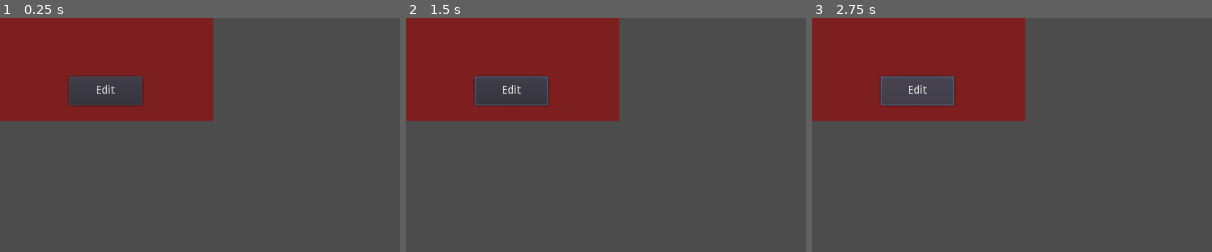
Above: before the commit, frames 1-3 (left to right).
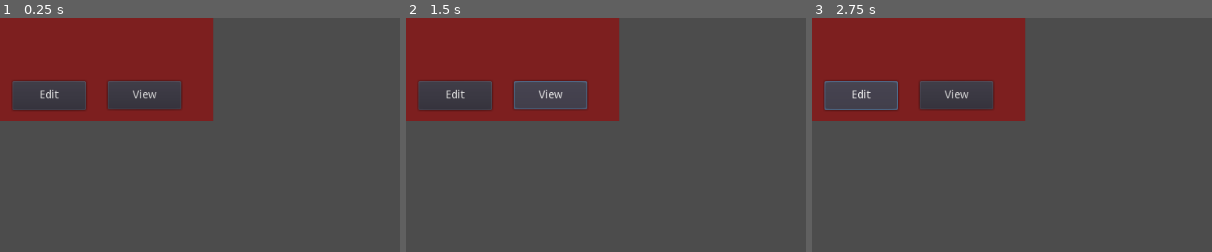
Above: after the commit, the same moments.

Repository: SeanKuehl/ProjectAutocrat
Game: Godot game, scene res://Scenes/Castes/Caste.tscn
The game is run twice, just before and just after one commit, with the same random seed, the same clock (stepped at 60 frames per second) and the same inputs. This scene is started directly instead of the project's main scene.
Inputs (mouse positions are % of the whole screen's width and height, from its top left):
- Up to frame 1 (0.25 s): no input
- Up to frame 2 (1.5 s): click "Edit" at 0.5 s; click (18, 17) at 1.25 s, where only the run after the commit has a clickable "View"
- Up to frame 3 (2.75 s): click "Edit" at 2 s
The pictures show only the part of the screen within x 0-50%, y 0-50%; the shares and areas given below are measured in that part.

The runs differ from the first frame. In frame 1, 4.5% of the frame differs, in the area x 3-46%, y 24-40%; in frame 2, 4.6%; in frame 3, 4.6%.

Commit message:
made basic caste view menu

Diff:
--- a/Scenes/Castes/Caste.tscn
+++ b/Scenes/Castes/Caste.tscn
@@ -26,8 +26,20 @@
 margin_bottom = 36.0
 
 [node name="EditButton" type="Button" parent="."]
-margin_left = 87.552
-margin_top = 75.2049
-margin_right = 181.552
-margin_bottom = 112.205
+margin_left = 16.2757
+margin_top = 81.3784
+margin_right = 110.276
+margin_bottom = 118.379
 text = "Edit"
+__meta__ = {
+"_edit_use_anchors_": false
+}
+
+[node name="ViewButton" type="Button" parent="."]
+margin_left = 137.665
+margin_top = 81.4388
+margin_right = 231.665
+margin_bottom = 117.439
+text = "View"
+[connection signal="pressed" from="EditButton" to="." method="_on_EditButton_pressed"]
+[connection signal="pressed" from="ViewButton" to="." method="_on_ViewButton_pressed"]
--- /dev/null
+++ b/Scenes/Castes/CasteViewMenu.tscn
@@ -0,0 +1,51 @@
+[gd_scene load_steps=2 format=2]
+
+[ext_resource path="res://Scripts/Castes/CasteViewMenu.gd" type="Script" id=1]
+
+[node name="CasteViewMenu" type="CanvasLayer"]
+script = ExtResource( 1 )
+
+[node name="Panel" type="Panel" parent="."]
+margin_right = 1032.0
+margin_bottom = 608.0
+__meta__ = {
+"_edit_use_anchors_": false
+}
+
+[node name="PointsLabel" type="Label" parent="."]
+margin_left = 71.0
+margin_top = 45.0
+margin_right = 966.0
+margin_bottom = 97.0
+__meta__ = {
+"_edit_use_anchors_": false
+}
+
+[node name="ApprovalLabel" type="Label" parent="."]
+margin_left = 86.0
+margin_top = 110.0
+margin_right = 976.0
+margin_bottom = 171.0
+__meta__ = {
+"_edit_use_anchors_": false
+}
+
+[node name="PeopleInCasteAndRolesLabel" type="Label" parent="."]
+margin_left = 102.0
+margin_top = 192.0
+margin_right = 964.0
+margin_bottom = 254.0
+__meta__ = {
+"_edit_use_anchors_": false
+}
+
+[node name="DoneButton" type="Button" parent="."]
+margin_left = 475.74
+margin_top = 497.121
+margin_right = 583.74
+margin_bottom = 556.121
+text = "Done"
+__meta__ = {
+"_edit_use_anchors_": false
+}
+[connection signal="pressed" from="DoneButton" to="." method="_on_DoneButton_pressed"]
--- a/Scripts/Castes/Caste.gd
+++ b/Scripts/Castes/Caste.gd
@@ -19,7 +19,7 @@
 var ID = -1
 
 signal UserWantsToEditCaste(casteInfo, casteID)
-
+signal UserWantsToViewCaste(casteID)
 
 func _ready():
 	pass
@@ -160,3 +160,9 @@
 	infoList = [casteName, casteDesc, selectionsList, rightsList, occupationList, ID]
 
 	emit_signal("UserWantsToEditCaste", infoList, ID)
+
+
+
+func _on_ViewButton_pressed():
+	#only ID because we need some values like rights approval that we don't have in infoList
+	emit_signal("UserWantsToViewCaste", ID)
--- /dev/null
+++ b/Scripts/Castes/CasteViewMenu.gd
@@ -0,0 +1,45 @@
+extends CanvasLayer
+
+
+signal UserDoneWithViewMenu()
+
+func _ready():
+	pass
+
+#not actually all the points factored in from all roles!
+
+func Init(caste):
+	var numInCaste = caste.GetAmountOfPeopleInCaste()
+	var militaryStats = caste.GetOccupationPopPointsAndApproval("Military")	#in the form [populationInOccupation, approval, points]
+	var policeStats = caste.GetOccupationPopPointsAndApproval("Police")
+	var peopleInEconomy = numInCaste - (militaryStats[0] + policeStats[0])
+	var economyPoints = peopleInEconomy * 2.0
+
+	var pointsLabelText = "Military points: "+str(militaryStats[2])+", Police points: "+str(policeStats[2])+", Economy points: "+str(economyPoints)
+	$PointsLabel.text = pointsLabelText
+
+	var totalApproval = caste.GetRightsApproval() + caste.GetRelativeApproval()
+	var approvalLabelText = "Rights approval: "+str(caste.GetRightsApproval())+", Relative approval: "+str(caste.GetRelativeApproval())+", Total approval: "+str(totalApproval)
+	$ApprovalLabel.text = approvalLabelText
+
+	var peopleInCasteAndRolesText = "People in caste: "+str(numInCaste)+", People in military in caste: "+str(militaryStats[0])+", People in police in caste: "+str(policeStats[0])+", People in economy in caste: "+str(peopleInEconomy)
+	$PeopleInCasteAndRolesLabel.text = peopleInCasteAndRolesText
+
+
+func HideMyStuff():
+	$Panel.hide()
+	$PointsLabel.hide()
+	$ApprovalLabel.hide()
+	$PeopleInCasteAndRolesLabel.hide()
+	$DoneButton.hide()
+
+func ShowMyStuff():
+	$Panel.show()
+	$PointsLabel.show()
+	$ApprovalLabel.show()
+	$PeopleInCasteAndRolesLabel.show()
+	$DoneButton.show()
+
+
+func _on_DoneButton_pressed():
+	emit_signal("UserDoneWithViewMenu")
--- a/Scripts/MainMenu/MainMenu.gd
+++ b/Scripts/MainMenu/MainMenu.gd
@@ -5,6 +5,8 @@
 onready var casteEditMenu = load("res://Scenes/Castes/CasteEditMenu.tscn")
 
 onready var randomEventMenu = load("res://Scenes/RandomEvents/RandomEventMenu.tscn")
+
+onready var casteViewMenu = load("res://Scenes/Castes/CasteViewMenu.tscn")
 
 signal UserWantsToCreateCaste()
 
@@ -50,6 +52,11 @@
 	add_child(casteEditMenu)
 	get_node("CasteEditMenu").HideMyStuff()
 
+	casteViewMenu = casteViewMenu.instance()
+	casteViewMenu.connect("UserDoneWithViewMenu", self, "HideViewCasteMenu()")
+	add_child(casteViewMenu)
+	get_node("CasteViewMenu").HideMyStuff()
+
 	randomEventMenu = randomEventMenu.instance()
 	randomEventMenu.connect("UserDoneWithRandomEventMenu", self, "HideRandomEventMenu")
 	add_child(randomEventMenu)
@@ -96,13 +103,28 @@
 
 
 	newCaste.connect("UserWantsToEditCaste", self, "DoEditCasteMenu")
-
+	newCaste.connect("UserWantsToViewCaste", self, "DoViewCasteMenu")
 
 	casteList.append(newCaste)
 	ResetCastesAfterChange()
 
 
 	add_child(newCaste)
+
+
+func DoViewCasteMenu(casteID):
+	#get caste at id
+	var casteToGiveMenu = 0
+	for x in range(0,len(casteList)):
+		if casteList[x].GetID() == casteID:
+			casteToGiveMenu = casteList[x]
+
+	#now pass this to view caste menu
+	get_node("CasteViewMenu").Init(casteToGiveMenu)
+	get_node("CasteViewMenu").ShowMyStuff()
+
+func HideViewCasteMenu():
+	get_node("CasteViewMenu").HideMyStuff()
 
 
 func UpdateCasteScroll():
